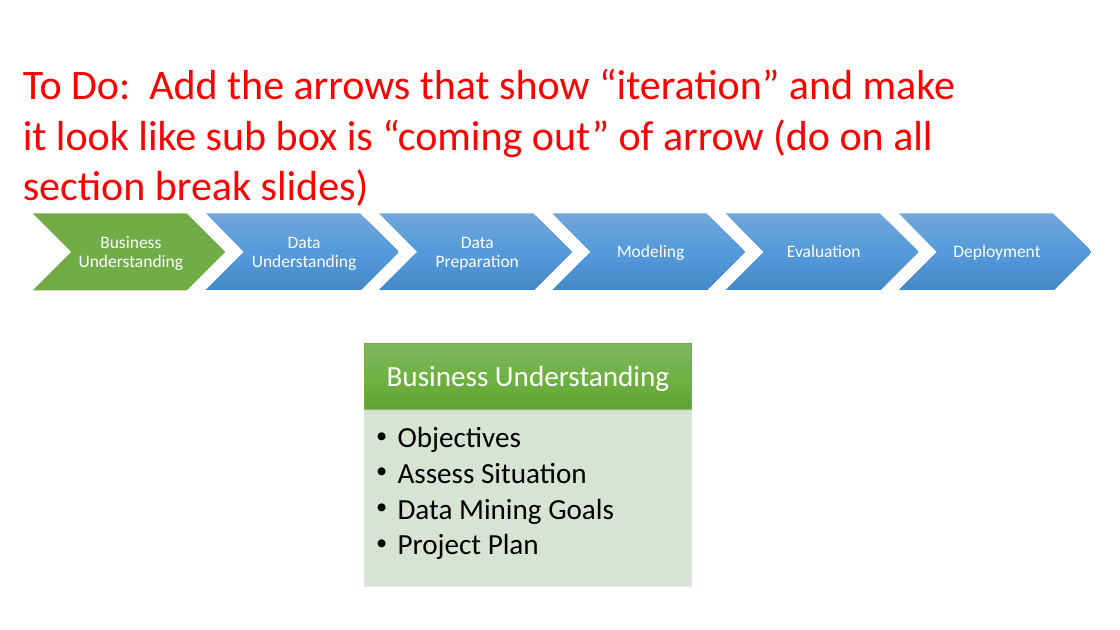
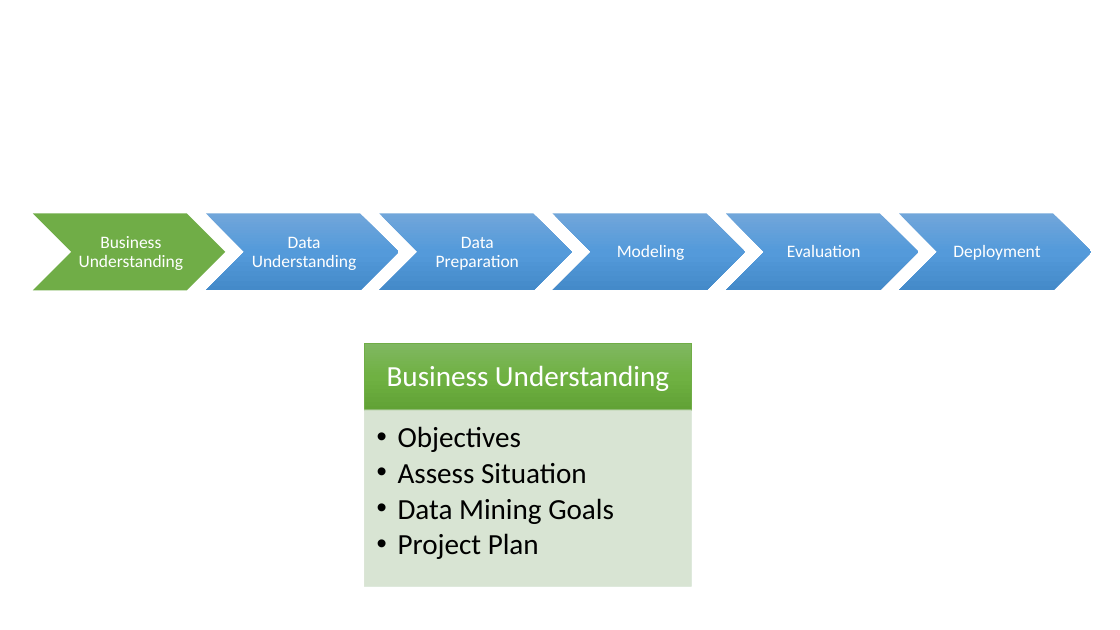
Before and after one commit to mGalarnyk/Machine_Learning_Froyo, a slide deck: slide 2 of Current_Powerpoint/Froyo_v2.pptx. Drawn at 1120x630 pixels with LibreOffice and Linux fonts; fonts in the diff are those of the drawing. Boxes give left, top, right and bottom in pixels: in the first picture for what was removed or moved away, otherwise in the second. Text is boxed around its words. In the diff, an @@ line names an element or a change of style, - is before the commit and + after.

```diff
--- a/Current_Powerpoint/Froyo_v2.pptx
+++ b/Current_Powerpoint/Froyo_v2.pptx
@@ text removed at [23,69,955,206] @@
-To Do: Add the arrows that show “iteration” and make it look like sub box is “coming out” of arrow (do on all section break slides)
```
Also in this commit, not shown: 4 other slides changed, 3 slides added, 1 other file.
